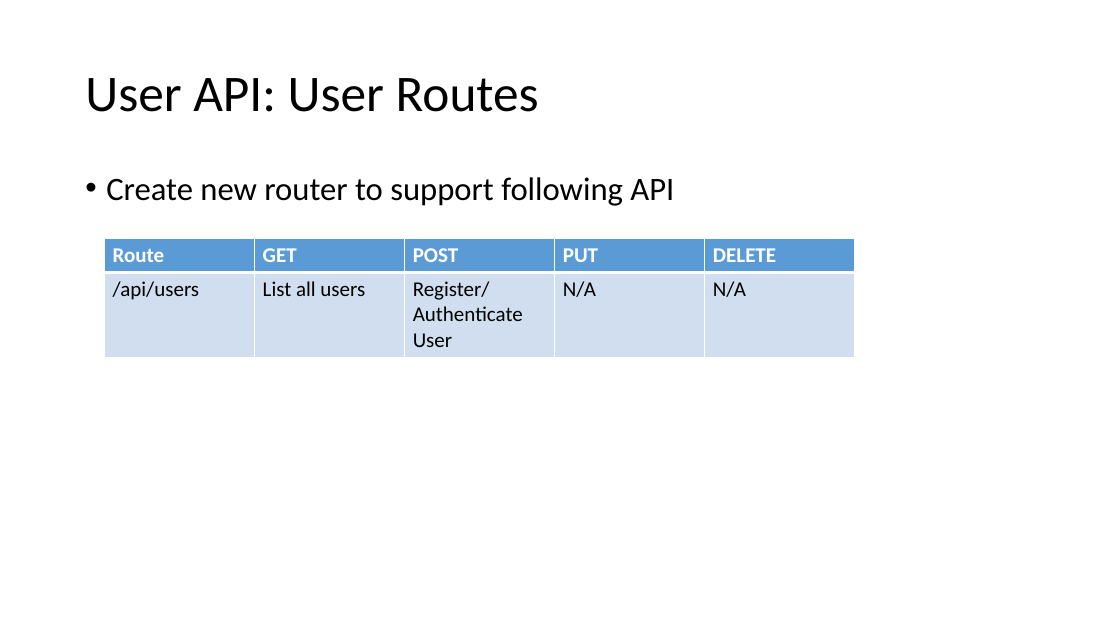
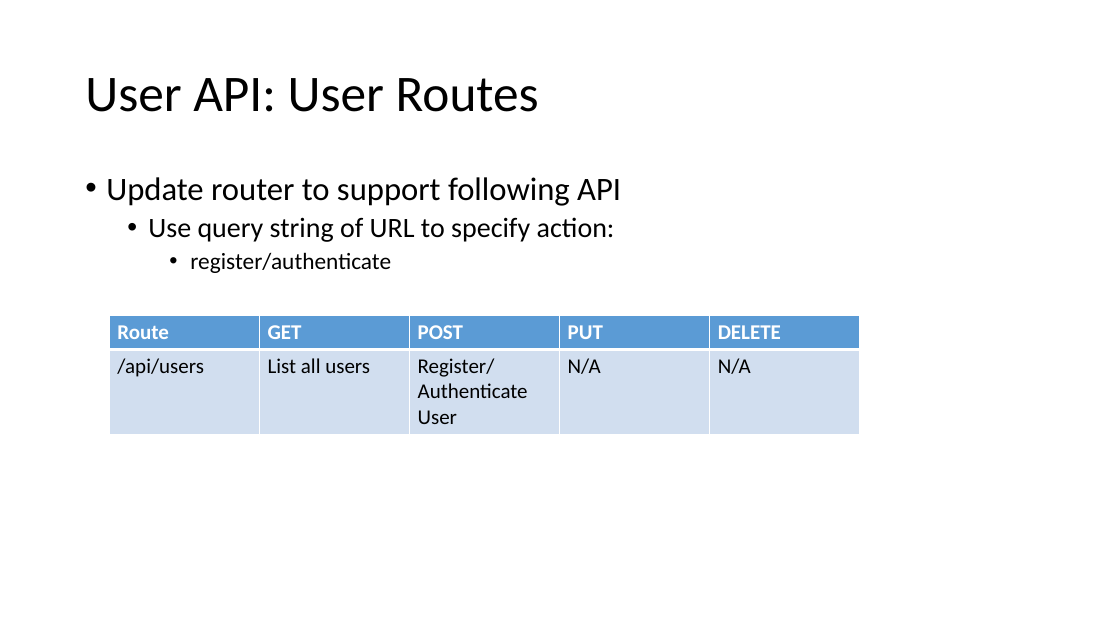
Before and after one commit to diarmuidoconnor/ict-2021, a slide deck: slide 19 of topic11/talk-01/Authentication with JWT.pptx. Drawn at 1120x630 pixels with LibreOffice and Linux fonts; fonts in the diff are those of the drawing. Boxes give left, top, right and bottom in pixels: in the first picture for what was removed or moved away, otherwise in the second. Text is boxed around its words. In the diff, an @@ line names an element or a change of style, - is before the commit and + after.

```diff
--- a/topic11/talk-01/Authentication with JWT.pptx
+++ b/topic11/talk-01/Authentication with JWT.pptx
@@ text at [106, 177, 621, 273]: text changed; size 28 to 24 pt @@
-• Create new router to support following API
+• Update router to support following API
+  • Use query string of URL to specify action:
+    • register/authenticate
@@ table: place and size @@
-table at [104, 238, 856, 356]
+table at [109, 315, 861, 434]
```
Also in this commit, not shown: 8 other slides changed, 1 slide removed, 37 other files.
